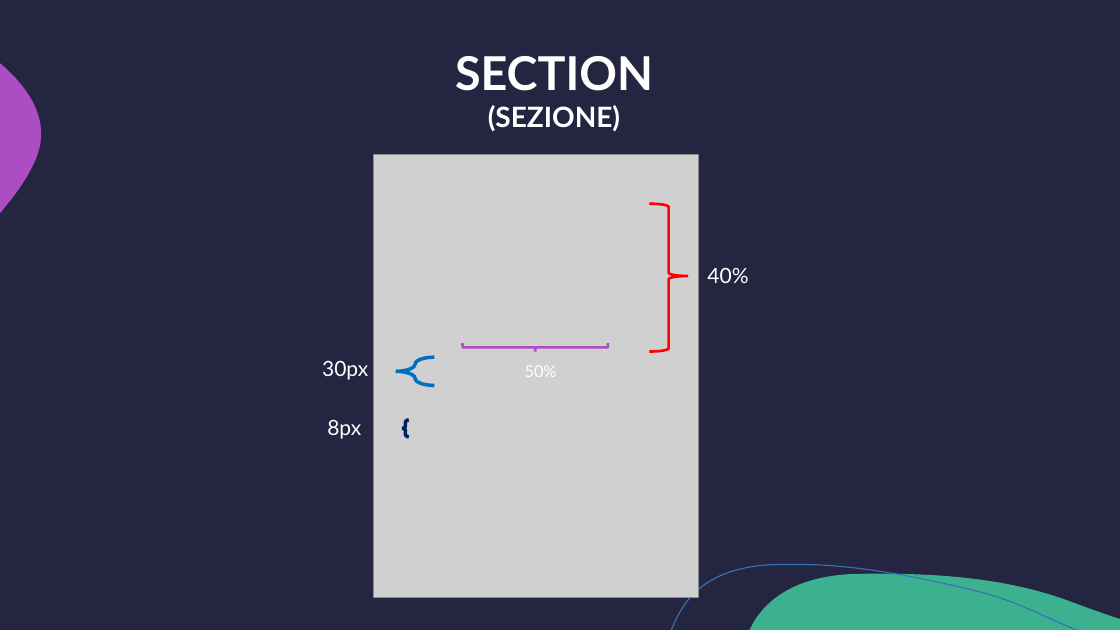
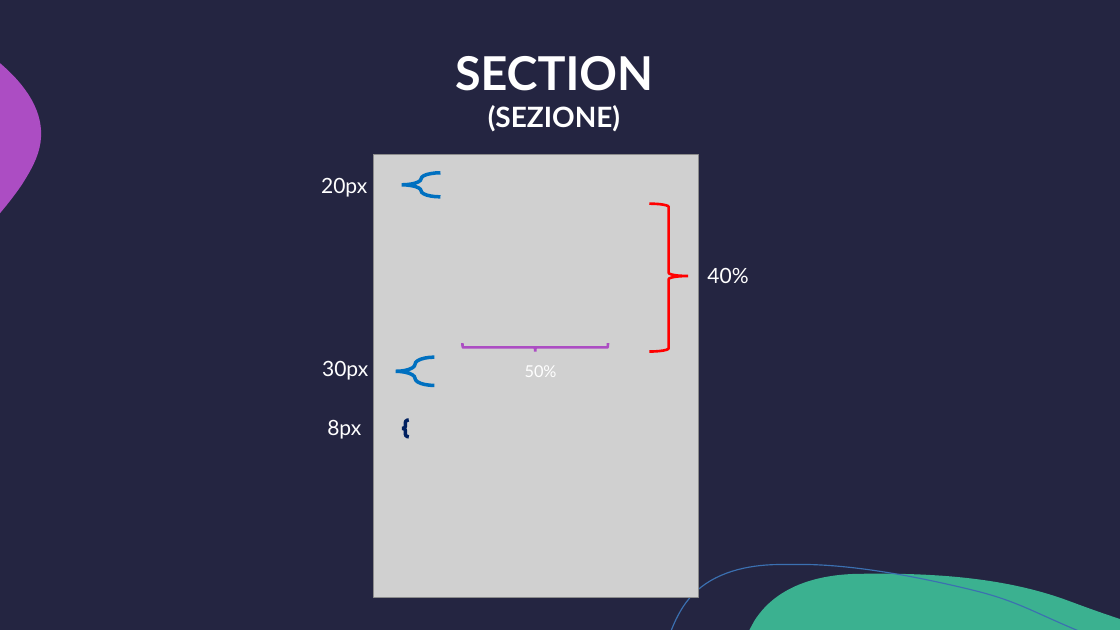
Before and after one commit to DavideDiBellaUni/mhw1, a slide deck: slide 5 of mhw1.pptx. Drawn at 1120x630 pixels with LibreOffice and Linux fonts; fonts in the diff are those of the drawing; grey boxes stand for pictures. Boxes give left, top, right and bottom in pixels: in the first picture for what was removed or moved away, otherwise in the second. Text is boxed around its words. In the diff, an @@ line names an element or a change of style, - is before the commit and + after.

```diff
--- a/mhw1.pptx
+++ b/mhw1.pptx
@@ text added at [321,177,367,197], 18 pt, text #FFFFFF @@
+20px
@@ left brace added at [402,173,440,197], outline #0070C0 3 pt @@
```
Also in this commit, not shown: 2 other slides changed.
